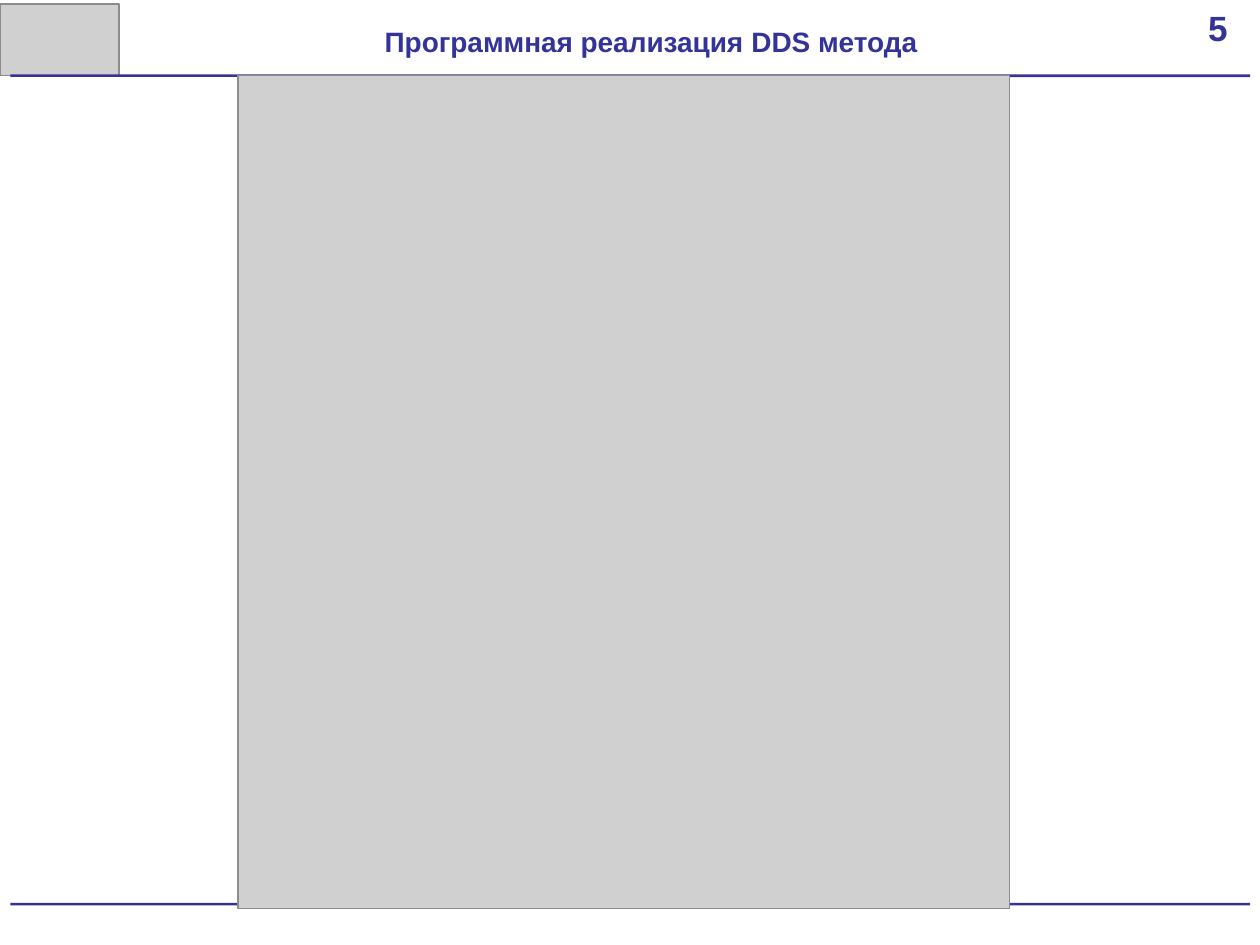
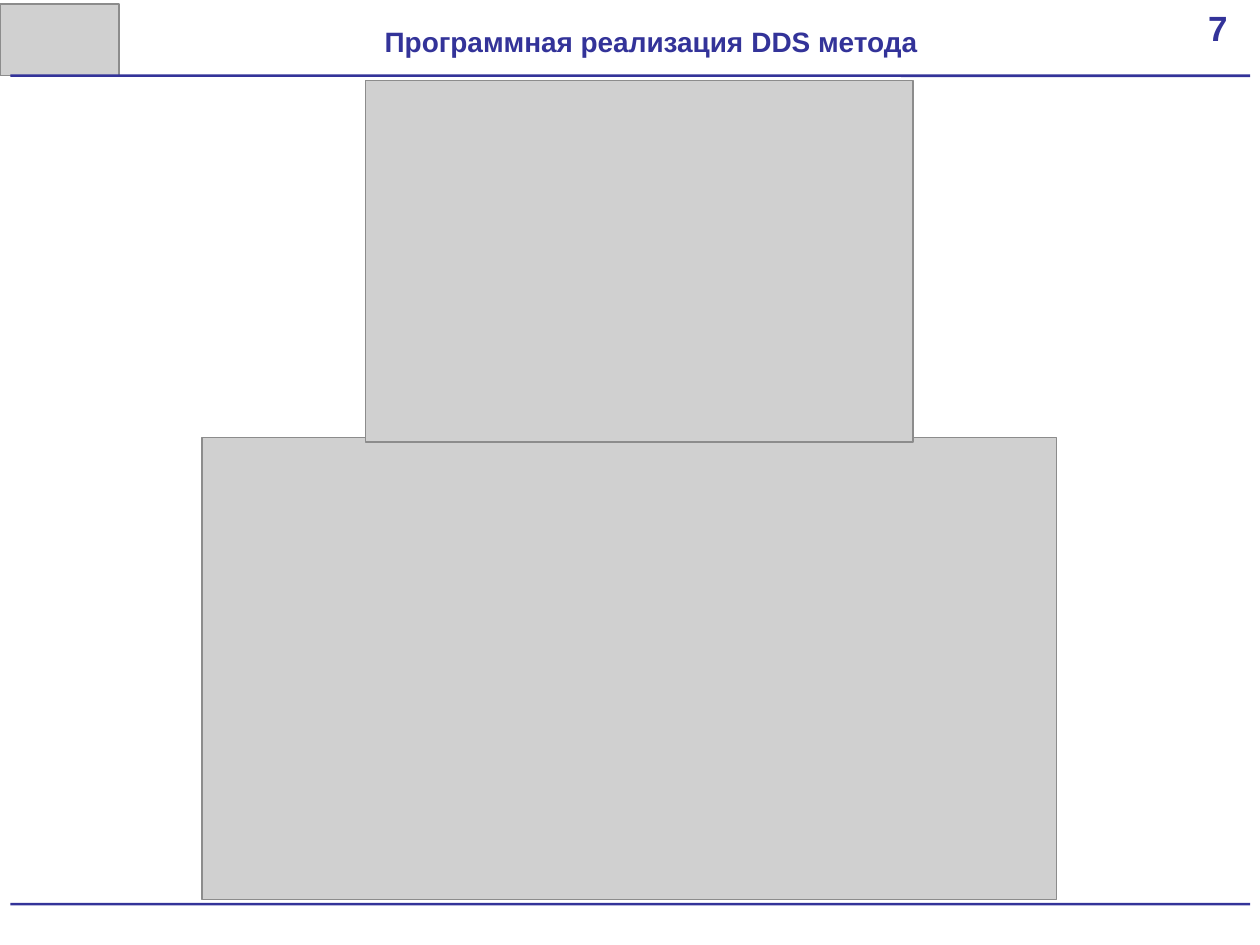
Before and after one commit to scorpion-afi/oscilator, a slide deck: slide 7 of documentation/Presentation.pptx. Drawn at 1260x945 pixels with LibreOffice and Linux fonts; fonts in the diff are those of the drawing; grey boxes stand for pictures. Boxes give left, top, right and bottom in pixels: in the first picture for what was removed or moved away, otherwise in the second. Text is boxed around its words. In the diff, an @@ line names an element or a change of style, - is before the commit and + after.

```diff
--- a/documentation/Presentation.pptx
+++ b/documentation/Presentation.pptx
@@ rectangle added at box(1196, 6, 1260, 77), fill #FFFFFF @@
@@ text in rectangle at box(1208, 17, 1227, 41): text changed @@
-5
+7
@@ picture added at box(365, 81, 912, 442) @@
@@ picture: place and size @@
-picture at box(238, 76, 1009, 908)
+picture at box(202, 437, 1056, 900)
```
Also in this commit, not shown: 11 other slides changed, 2 other files.
